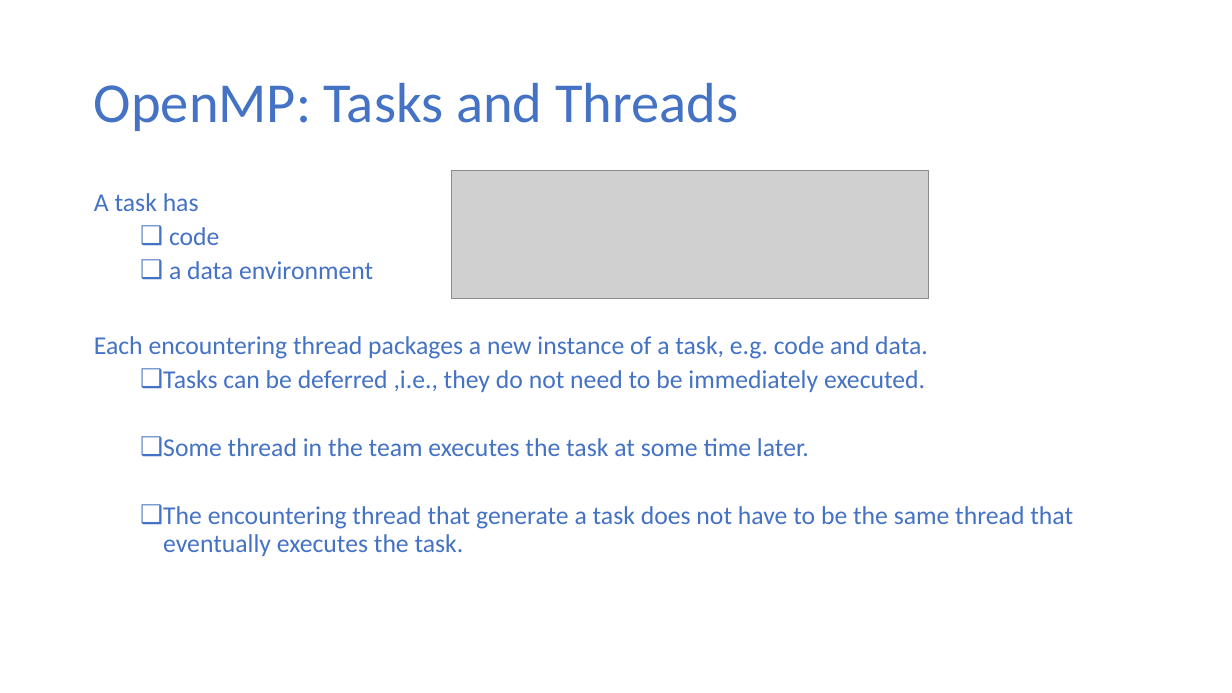
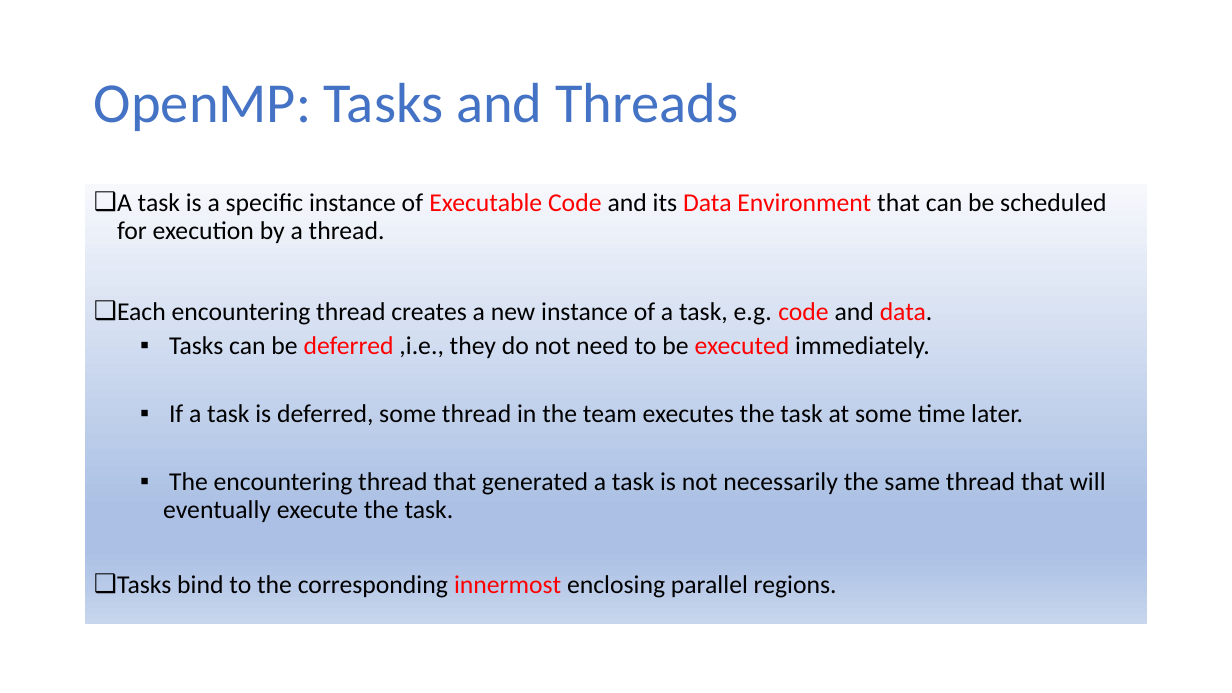
Before and after one commit to ekkapotc/PC, a slide deck: slide 6 of Slides/Lecture 8.pptx. Drawn at 1232x693 pixels with LibreOffice and Linux fonts; fonts in the diff are those of the drawing; grey boxes stand for pictures. Boxes give left, top, right and bottom in pixels: in the first picture for what was removed or moved away, otherwise in the second. Text is boxed around its words. In the diff, an @@ line names an element or a change of style, - is before the commit and + after.

```diff
--- a/Slides/Lecture 8.pptx
+++ b/Slides/Lecture 8.pptx
@@ picture removed at box(452, 171, 929, 299) @@
@@ text "A task is a specific ...": place and size @@
-text "A task is a specific ..." at box(94, 193, 1073, 556)
+text "A task is a specific ..." at box(85, 185, 1148, 625)
@@ text "A task is a specific ..." at box(85, 185, 1148, 625): fill none to gradient #F6F8FC to #ABC0E4 to #C7D5ED @@
@@ text at box(117, 193, 1106, 598): text changed; text colour #4472C4 to #000000 @@
-A task has
-  ❑ code
-  ❑ a data environment
-Each encountering thread packages a new instance of a task, e.g. code and data.
-  ❑ Tasks can be deferred ,i.e., they do not need to be immediately executed.
-  ❑ Some thread in the team executes the task at some time later.
-  ❑ The encountering thread that generate a task does not have to be the same thread that eventually executes the task.
+❑ A task is a specific instance of Executable Code and its Data Environment that can be scheduled for execution by a thread.
+❑ Each encountering thread creates a new instance of a task, e.g. code and data.
+  ▪ Tasks can be deferred ,i.e., they do not need to be executed immediately.
+  ▪ If a task is deferred, some thread in the team executes the task at some time later.
+  ▪ The encountering thread that generated a task is not necessarily the same thread that will eventually execute the task.
+❑ Tasks bind to the corresponding innermost enclosing parallel regions.
```
Also in this commit, not shown: 13 other slides changed, 25 slides added, 2 slides removed.
